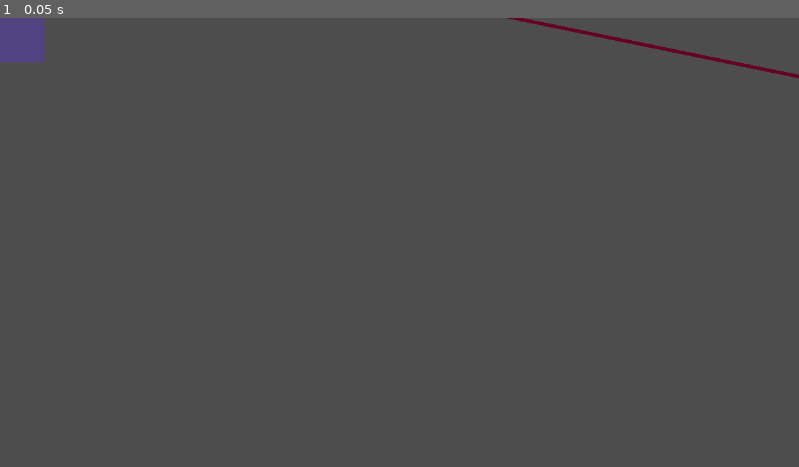
Above: before the commit, frame 1.
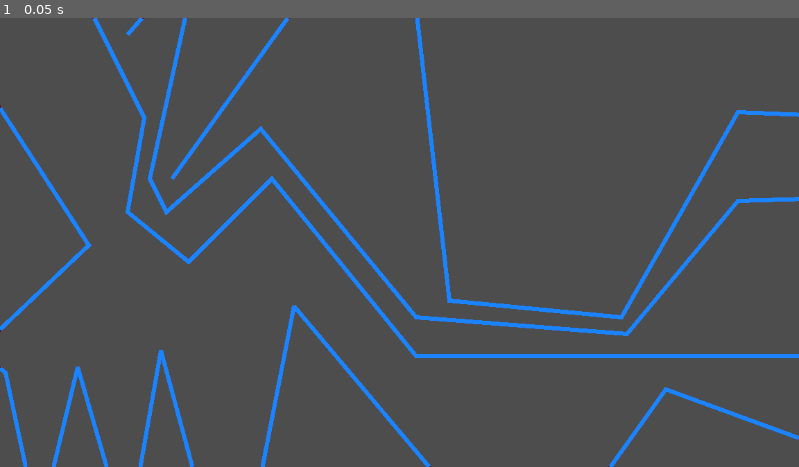
Above: after the commit, the same moment.

Repository: kit-solent/refrigerate
Game: Godot game, scene res://portals/portal.tscn
The game is run twice, just before and just after one commit, with the same random seed, the same clock (stepped at 60 frames per second) and the same inputs. This scene is started directly instead of the project's main scene.
Inputs:
- Up to frame 1 (0.05 s): no input

The runs differ from the first frame. In frame 1, 6.6% of the frame differs, in the area x 0-100%, y 0-100%.

Commit message:
SaveBot commit at 2024-11-09 13:19:23

Diff:
--- a/core/tools.gd
+++ b/core/tools.gd
@@ -19,8 +19,6 @@
 
 	# this is the acute direction from small to big
 	var direction = diff < TAU # true is clockwise and false is anticlockwise
-	# this is the absolute angle between a and b
-	var abs_diff = diff if direction else TAU - diff
 
 	if direction:
 		# clockwise is just a standard check
@@ -169,7 +167,9 @@
 	If the line segment does not lie within the limits return an empty PackedVector2Array
 	"""
 	# order the start and stop points vertically to ensure that start is above
+	var flipped = false
 	if start.y > stop.y:
+		flipped = true
 		var temp = start
 		start = stop
 		stop = temp
@@ -194,18 +194,18 @@
 
 	var dist
 	if start.y < upper_limit:
-		dist = (upper_limit - start.y)*(start.x - stop.x)/(stop.y - start.y)
+		dist = (upper_limit - start.y)*(start.x - stop.x)/(start.y - stop.y)
 
 		# replace the start point with the newly calculated one.
 		start = Vector2(start.x + dist, upper_limit)
 
 	if stop.y > lower_limit:
-		dist = (stop.y - lower_limit)*(stop.x - start.x)/(stop.y - start.y)
+		dist = (stop.y - lower_limit)*(stop.x - start.x)/(start.y - stop.y)
 
 		# replace the stop point with the newly calculated one.
 		stop = Vector2(stop.x + dist, lower_limit)
 
-	return PackedVector2Array([start, stop])
+	return PackedVector2Array([stop, start] if flipped else [start, stop])
 
 func clip_line_hor(start:Vector2, stop:Vector2, left_limit:float, right_limit:float):
 	"""
@@ -214,7 +214,9 @@
 	If the line segment does not lie within the limits return an empty PackedVector2Array
 	"""
 	# order the start and stop points horizontally so that start is to the left
+	var flipped = false
 	if start.x > stop.x:
+		flipped = true
 		var temp = start
 		start = stop
 		stop = temp
@@ -225,29 +227,29 @@
 
 	var dist
 	if start.x < left_limit:
-		dist = (left_limit - start.x)*(start.y - stop.y)/(stop.x - start.x)
+		dist = (left_limit - start.x)*(start.y - stop.y)/(start.x - stop.x)
 
 		# replace the start point with the newly calculated one.
 		start = Vector2(left_limit, start.y + dist)
 
 	if stop.x > right_limit:
-		dist = (stop.x - right_limit)*(stop.y - start.y)/(stop.x - start.x)
+		dist = (stop.x - right_limit)*(stop.y - start.y)/(start.x - stop.x)
 
 		# replace the stop point with the newly calculated one.
 		stop = Vector2(right_limit, stop.y + dist)
 
-	return PackedVector2Array([start, stop])
-
-func clip_line(start:Vector2, stop:Vector2, bounds:Rect2):
+	return PackedVector2Array([stop, start] if flipped else [start, stop])
+
+func clip_line_segment(start:Vector2, stop:Vector2, bounds:Rect2):
 	"""
 	Returns the section of the given straight line that lies inside the given bounds.
 	Returns an empty PackedVector2Array if the line is entirly outside the bounds.
 	"""
+	# TODO BUG: a line through the top left and bottom right of the bounds is slightly to far right for some reason (could be a single pixel)
 	var clip
 
 	# clip the line vertically
 	clip = clip_line_vrt(start, stop, bounds.position.y, bounds.position.y + bounds.size.y)
-
 	if len(clip)==0:
 		print("vrt clip failed")
 		return clip
@@ -266,3 +268,60 @@
 	stop = clip[1]
 
 	return PackedVector2Array([start, stop])
+
+func clip_line(line:PackedVector2Array, bounds:Rect2):
+	"""
+	Returns the portion of the portal line that is inside the given bounds.
+	This is an implimentation of the Cohen–Sutherland algorithm (https://en.wikipedia.org/wiki/Cohen%E2%80%93Sutherland_algorithm)
+	modified for multi-point lines. Note that this function returns an array of lines as the portal clip could be composed
+	of more than one line.
+	"""
+	# break the line into straight sections (two point lines) and store them in `lines`
+	var lines:Array = Array()
+	for i in range(len(line)-1):
+		lines.append(PackedVector2Array([line[i], line[i+1]]))
+
+	# clip all the lines
+	var clipped_lines = []
+	for l in lines:
+		var clipped_line = Core.tools.clip_line_segment(l[0], l[1], bounds)
+		if len(clipped_line) > 0:
+			# only add the line if it contains points.
+			# if it is empty then the clip must have been
+			# a trivial reject.
+			clipped_lines.append(clipped_line)
+
+	# reconstruct the line from it's parts. The new_lines array starts with the first
+	# point of the first line in clipped_lines (which is the first point of the total line)
+	var new_lines:Array[PackedVector2Array] = [PackedVector2Array([clipped_lines[0][0]])]
+
+	for i in range(len(clipped_lines)):
+		if clipped_lines[i][0] != new_lines[-1][-1]:
+			# if the first point of the new line is different to the last point of the
+			# old line then the lines are seperate so initialise a new line.
+			new_lines.append(PackedVector2Array([clipped_lines[i][0]]))
+
+		# add the new point.
+		new_lines[-1].append(clipped_lines[i][1])
+
+	# TODO: this step can be removed if it becomes clear that it never happens.
+	# remove any duplicate points from the lines
+	for _line in new_lines:
+		var existing_points = []
+		for _point in line:
+			if _point in existing_points:
+				printerr("portal.gd get_portal_line: duplicate point removal is required")
+			existing_points.append(_point)
+
+	return new_lines
+
+
+func transform_array(array:PackedVector2Array, transform:Vector2):
+	"""
+	Returns an array with `transform` added to each element of `array`
+	"""
+	var new = []
+	for i in array:
+		new.append(i + transform)
+
+	return new
--- a/portals/portal.gd
+++ b/portals/portal.gd
@@ -3,63 +3,14 @@
 @export var pair:Portal
 
 func _ready():
-	pass
-	print(get_viewport_rect()) # TODO: manage viewport shenanagans.
-	$line2.points = Core.tools.clip_line($line.points[0], $line.points[1], get_local_bounds())
-
-func _process(delta: float):
-	if Input.is_action_just_pressed("debug key"):
-
-		print("----------------------------------------")
+	for i in Core.tools.clip_line($line.points, get_local_bounds()):
+		var new = $line2.duplicate()
+		new.points = i
+		new.show()
+		$lines.add_child(new)
 
 func get_local_bounds():
-	return Rect2(to_local(get_viewport_rect().position), get_viewport_rect().size)
-
-func get_portal_line(line:PackedVector2Array, bounds:Rect2):
-	"""
-	Returns the portion of the portal line that is inside the given bounds.
-	This is an implimentation of the Cohen–Sutherland algorithm (https://en.wikipedia.org/wiki/Cohen%E2%80%93Sutherland_algorithm)
-	modified for multi-point lines. Note that this function returns an array of lines as the portal clip could be composed
-	of more than one line.
-	"""
-	# break the line into straight sections (two point lines) and store them in `lines`
-	var lines:Array = Array()
-	for i in range(len(line)-1):
-		lines.append(PackedVector2Array([line[i], line[i+1]]))
-	print(lines)
-	# clip all the lines
-	var clipped_lines = []
-	for l in lines:
-		var clipped_line = Core.tools.clip_line(l[0], l[1], bounds)
-		if len(clipped_line) > 0:
-			# only add the line if it contains points.
-			# if it is empty then the clip must have been
-			# a trivial reject.
-			clipped_lines.append(clipped_line)
-
-	print(clipped_lines)
-	# reconstruct the line from it's parts. The new_lines array starts with the first
-	# point of the first line in clipped_lines (which is the first point of the total line)
-	var new_lines:Array[PackedVector2Array] = [clipped_lines[0]]
-	for i in range(1, len(clipped_lines) - 1):
-		if clipped_lines[i][0] != new_lines[-1][-1]:
-			# if the first point of the new line is different to the last point of the
-			# old line then the lines are seperate
-			new_lines.append(PackedVector2Array())
-
-		# add the new point.
-		new_lines[-1].append(clipped_lines[i][1])
-
-	# TODO: this step can be removed if it becomes clear that it never happens.
-	# remove any duplicate points from the lines
-	for _line in new_lines:
-		var existing_points = []
-		for _point in line:
-			if _point in existing_points:
-				printerr("portal.gd get_portal_line: duplicate point removal is required")
-			existing_points.append(_point)
-
-	return new_lines
+	return get_viewport_rect() * get_viewport_transform()
 
 func set_view(target:Node):
 	var bounds = get_local_bounds()
--- a/portals/portal.tscn
+++ b/portals/portal.tscn
@@ -14,18 +14,18 @@
 polygon = PackedVector2Array(0, 32, 0, -32, 256, -160, 256, 160)
 uv = PackedVector2Array(0, 32, 0, -32, 256, -160, 256, 160)
 
-[node name="lines" type="Node2D" parent="."]
-
 [node name="line" type="Line2D" parent="."]
-position = Vector2(760, 320)
-points = PackedVector2Array(-408, -400, 720, -168)
+points = PackedVector2Array(248, 232, 576, -224, 648, 408, 896, 432, 1064, 136, 1456, 152, 1288, 656, 960, 536, 760, 816, 424, 416, 336, 864, 232, 480, 184, 752, 112, 504, 56, 736, 8, 512, -32, 480, 128, 328, -48, 56, 80, -112, 208, 144, 184, 280, 272, 352, 392, 232, 600, 488, 1176, 488, 1328, 256, 1064, 264, 904, 456, 600, 432, 376, 160, 240, 280, 216, 232, 288, -96, 184, 24)
 width = 5.0
 default_color = Color(0.400635, 0, 0.140478, 1)
 
 [node name="line2" type="Line2D" parent="."]
-points = PackedVector2Array(424, -64, -280, 40)
-width = 34.335
-default_color = Color(0.400635, 0, 0.140478, 1)
+visible = false
+points = PackedVector2Array(400, 384, 1096, 192)
+width = 6.0
+default_color = Color(0.108715, 0.511936, 1, 1)
+
+[node name="lines" type="Node2D" parent="."]
 
 [node name="sub_viewport" type="SubViewport" parent="."]
 disable_3d = true
@@ -34,6 +34,7 @@
 [node name="camera_2d" type="Camera2D" parent="sub_viewport"]
 
 [node name="dot0" type="ColorRect" parent="."]
+visible = false
 offset_left = -64.0
 offset_top = -64.0
 offset_right = 64.0
@@ -41,6 +42,7 @@
 color = Color(0, 0.47451, 0.101961, 0.4)
 
 [node name="dot1" type="ColorRect" parent="."]
+visible = false
 offset_left = -64.0
 offset_top = -64.0
 offset_right = 64.0
@@ -48,6 +50,7 @@
 color = Color(0.701756, 5.77569e-07, 0.410319, 0.4)
 
 [node name="dot2" type="ColorRect" parent="."]
+visible = false
 offset_left = -64.0
 offset_top = -64.0
 offset_right = 64.0
@@ -55,8 +58,12 @@
 color = Color(0.514051, 0.355673, 2.88785e-07, 0.4)
 
 [node name="dot3" type="ColorRect" parent="."]
+visible = false
 offset_left = -64.0
 offset_top = -64.0
 offset_right = 64.0
 offset_bottom = 64.0
 color = Color(0.136284, 0.230823, 1, 0.4)
+
+[node name="camera_2d" type="Camera2D" parent="."]
+position = Vector2(576, 324)
